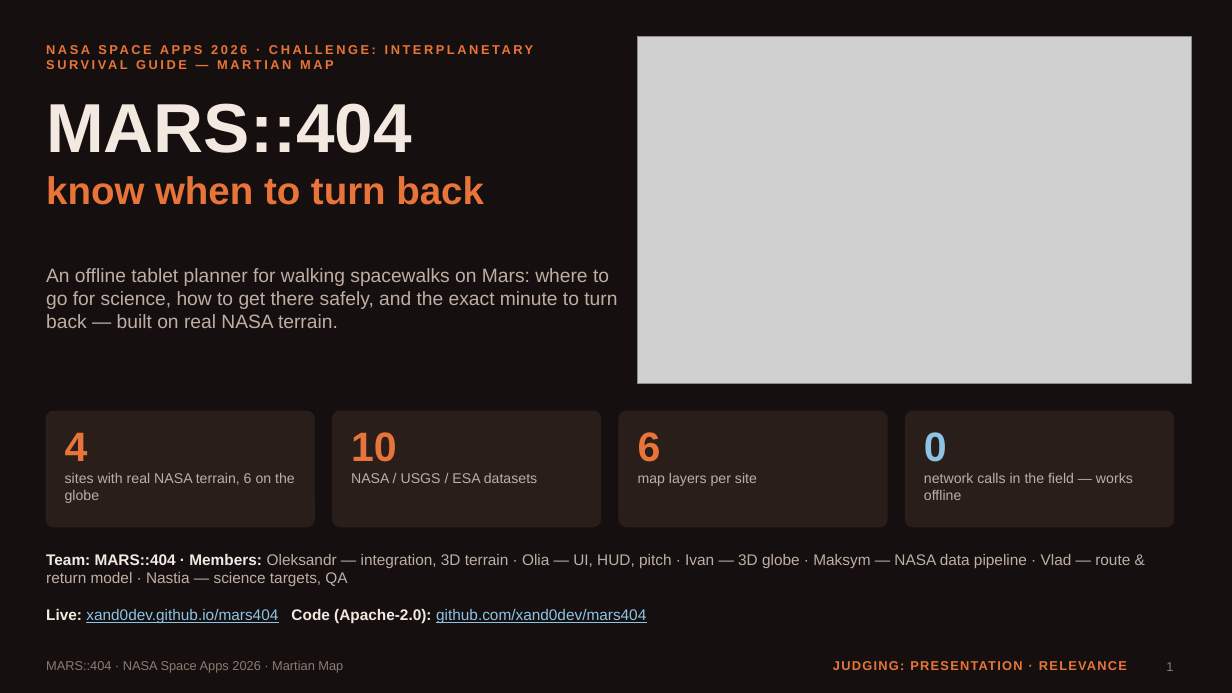
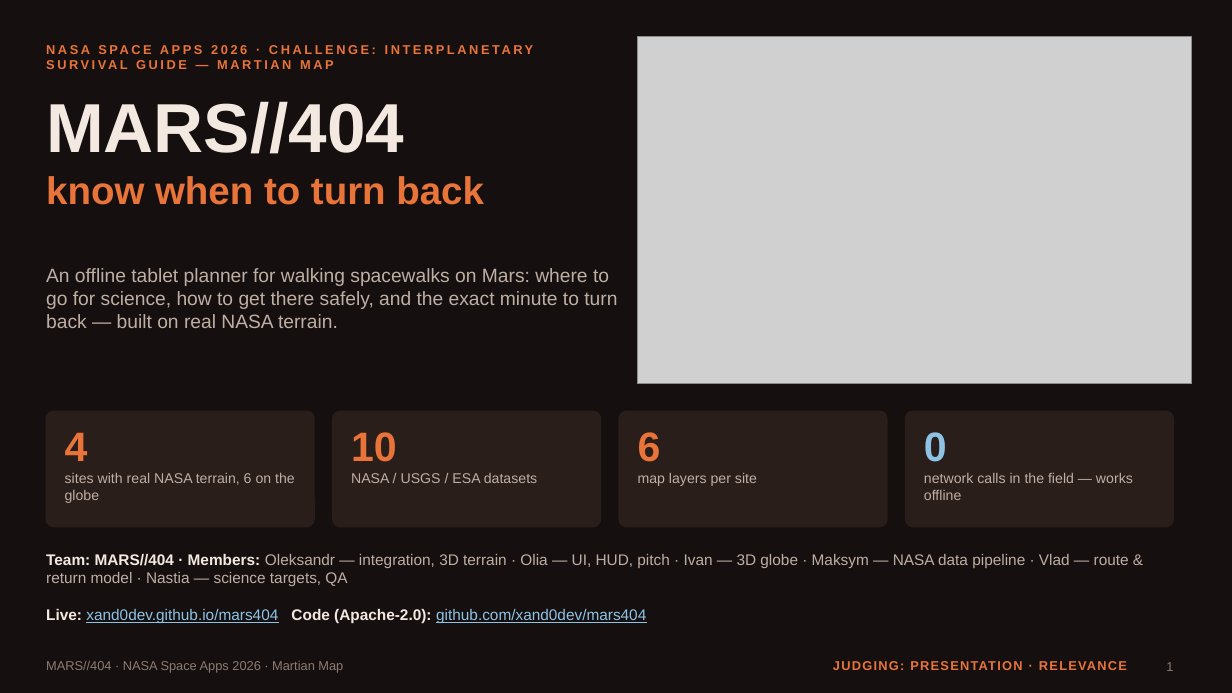
Before and after one commit to xand0dev/mars404, a slide deck: slide 1 of docs/demo/MARS404_slides.pptx. Drawn at 1232x693 pixels with LibreOffice and Linux fonts; fonts in the diff are those of the drawing; grey boxes stand for pictures. Boxes give left, top, right and bottom in pixels: in the first picture for what was removed or moved away, otherwise in the second. Text is boxed around its words. In the diff, an @@ line names an element or a change of style, - is before the commit and + after.

Commit message:
Назва MARS//404 скрізь, як у команди на Space Apps (#179)

```diff
--- a/docs/demo/MARS404_slides.pptx
+++ b/docs/demo/MARS404_slides.pptx
@@ text at bbox=[46, 101, 404, 154]: text changed @@
-MARS::404
+MARS//404
@@ text at bbox=[46, 554, 1129, 586]: text changed @@
-Team: MARS::404 · Members: Oleksandr — integration, 3D terrain · Olia — UI, HUD, pitch · Ivan — 3D globe · Maksym — NASA data pipeline · Vlad — route & return model · Nastia — science targets, QA
+Team: MARS//404 · Members: Oleksandr — integration, 3D terrain · Olia — UI, HUD, pitch · Ivan — 3D globe · Maksym — NASA data pipeline · Vlad — route & return model · Nastia — science targets, QA
@@ text at bbox=[46, 661, 343, 673]: text changed @@
-MARS::404 · NASA Space Apps 2026 · Martian Map
+MARS//404 · NASA Space Apps 2026 · Martian Map
```
Also in this commit, not shown: 5 other slides changed, 18 other files.
